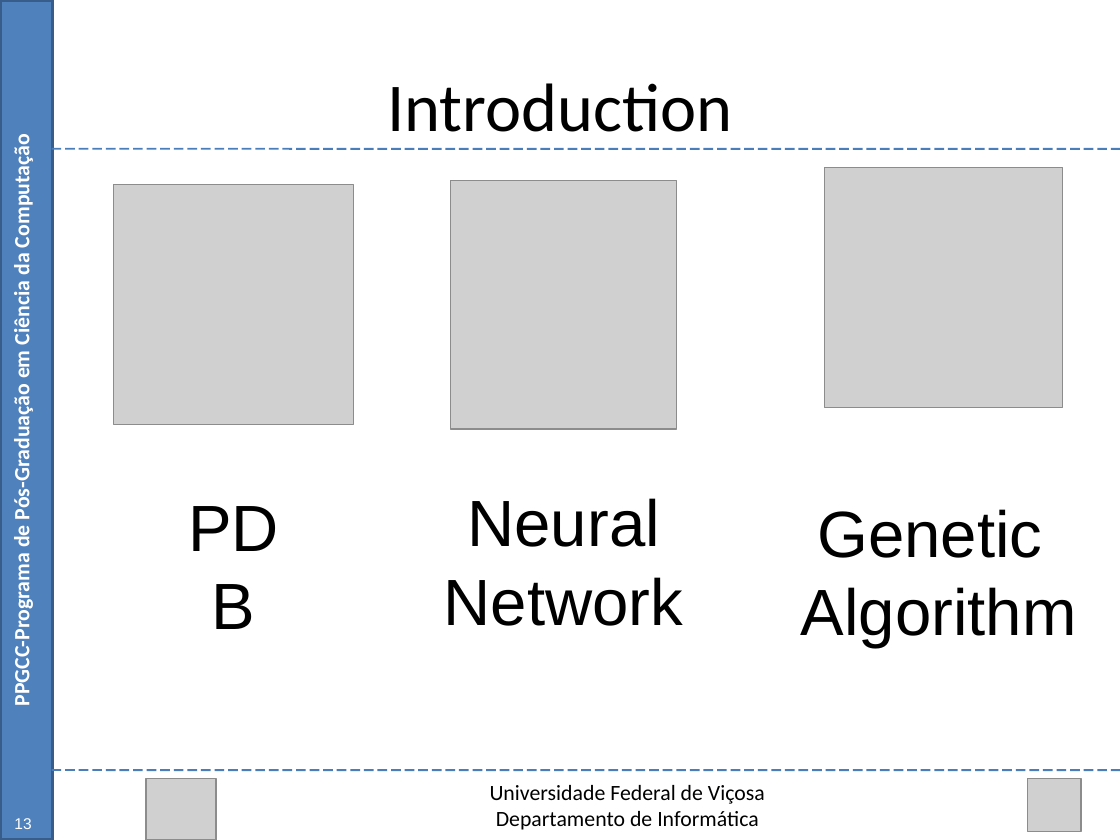
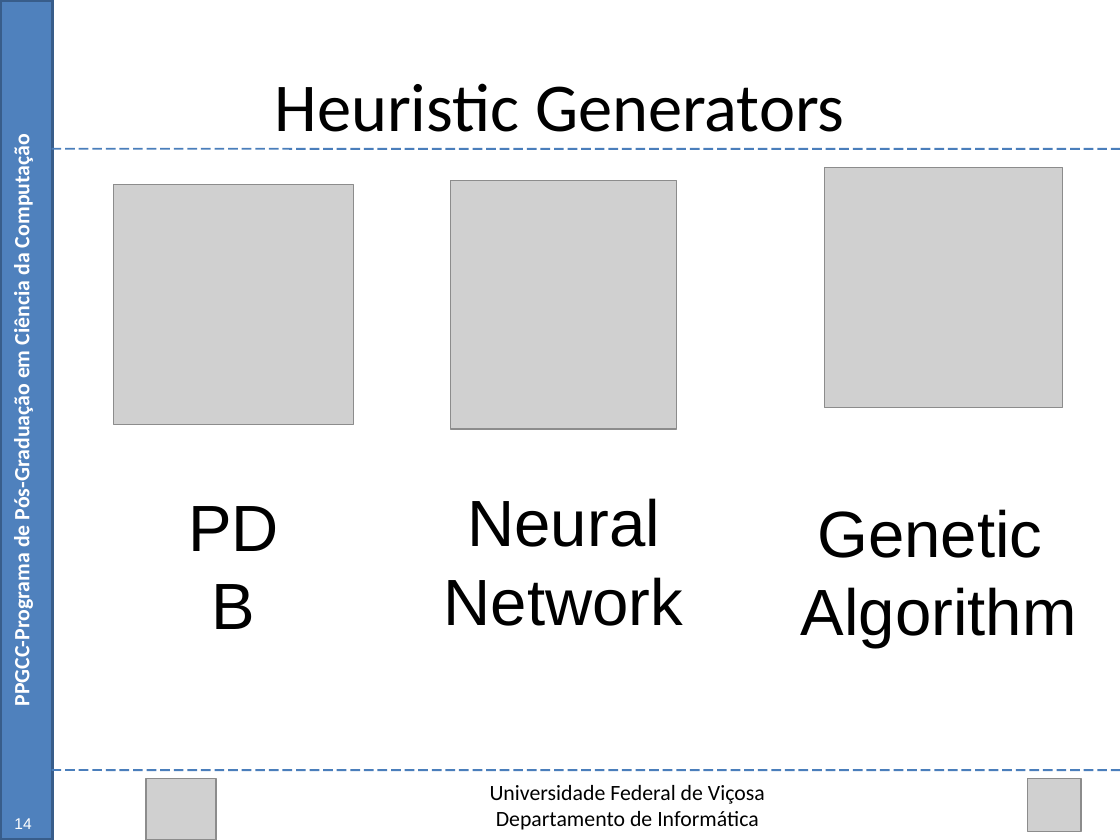
Before and after one commit to Marvinsky/research-marvin, a slide deck: slide 14 of latex/odp/selection heuristics.odp (slide 13 before the commit). Drawn at 1120x840 pixels with LibreOffice and Linux fonts; fonts in the diff are those of the drawing; grey boxes stand for pictures. Boxes give left, top, right and bottom in pixels: in the first picture for what was removed or moved away, otherwise in the second. Text is boxed around its words. In the diff, an @@ line names an element or a change of style, - is before the commit and + after.

Commit message:
11/09/15 update selection heuristics.odp

```diff
--- a/latex/odp/selection heuristics.odp
+++ b/latex/odp/selection heuristics.odp
@@ text at [274,83,845,132]: text changed @@
-Introduction
+Heuristic Generators
@@ page number at [14,818,31,829]: text changed @@
-13
+14
```
Also in this commit, not shown: 33 other slides changed, 16 slides added.
